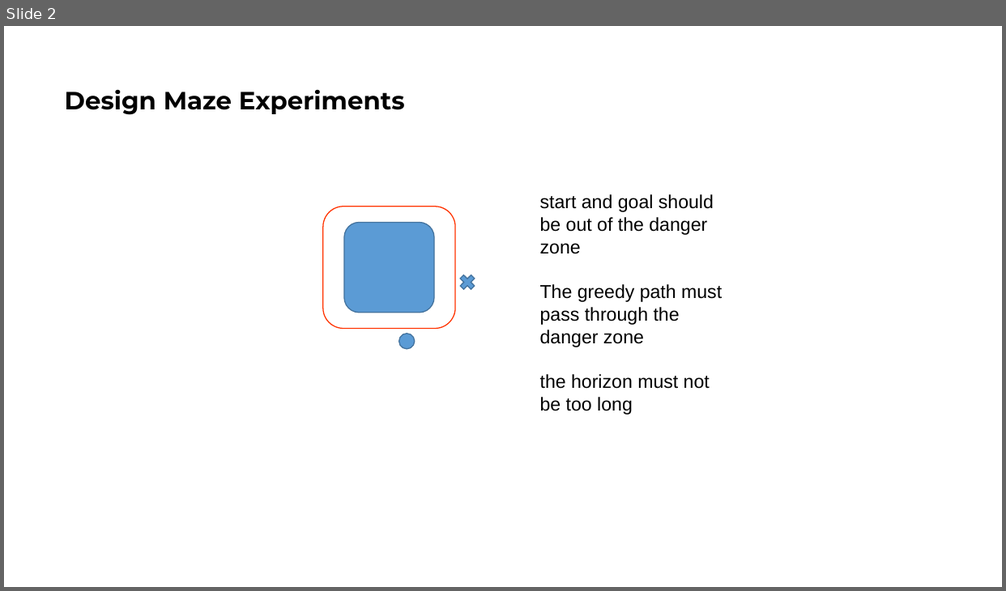
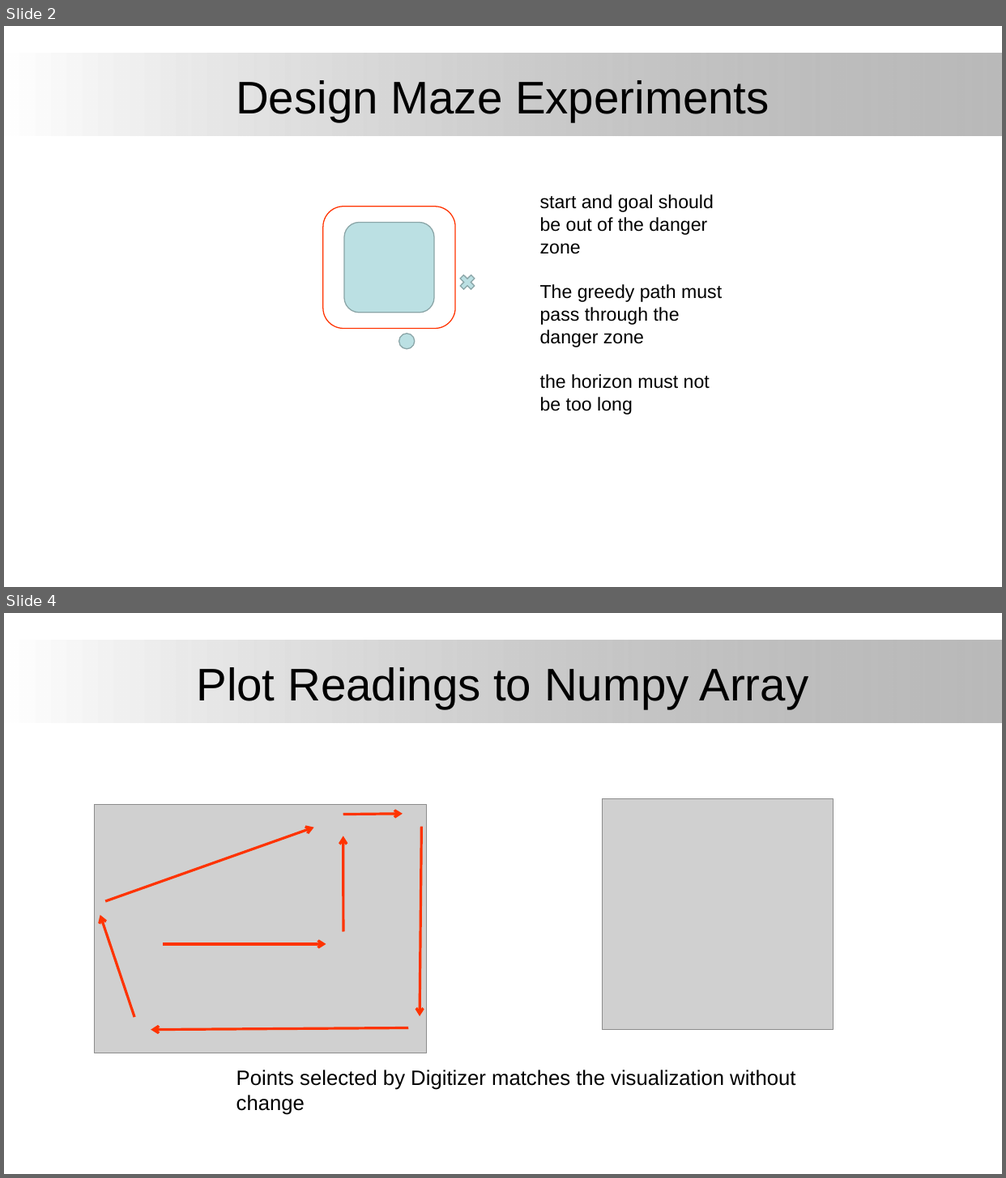
Before and after one commit to delay-planner/rb-visual-mapf, a slide deck: experiment_slides.pptx. Shown one above the other, each under a label of ours: slide 2 before the commit, slides 2 and 4 after it; the slides between them are not shown. The pictures are 1006x591 and 1006x1178 pixels, drawn with LibreOffice and Linux fonts; fonts in the diff are those of the drawing; grey boxes stand for pictures; background and template pictures are left out. Boxes give left, top, right and bottom in pixels: in the first picture for what was removed or moved away, otherwise in the second. Text is boxed around its words. In the diff, an @@ line names an element or a change of style, - is before the commit and + after.

```diff
--- a/experiment_slides.pptx
+++ b/experiment_slides.pptx
@@ slide 4 added at (4,613,1002,1174), background #FFFFFF; not listed: 1 template element that a slide beside it also shows @@
@@ title added at (196,667,808,709), 44 pt, text #000000 @@
+Plot Readings to Numpy Array
@@ picture added at (95,805,427,1053) @@
@@ picture added at (602,799,833,1030) @@
@@ arrow added from (105, 901) to (314, 828), #FF3300 2.5 pt @@
@@ arrow added from (343, 815) to (403, 814), #FF3300 2.5 pt @@
@@ arrow added from (422, 826) to (420, 1016), #FF3300 2.5 pt @@
@@ arrow added from (343, 932) to (343, 836), #FF3300 2.5 pt @@
@@ arrow added from (134, 1017) to (100, 915), #FF3300 2.5 pt @@
@@ arrow added from (163, 944) to (326, 944), #FF3300 2.5 pt @@
@@ arrow added from (408, 1029) to (151, 1030), #FF3300 2.5 pt @@
@@ text added at (236,1070,795,1115), 20 pt, text #000000 @@
+Points selected by Digitizer matches the visualization without change
@@ slide 2 changed as well @@
@@ title "Design Maze Experiments" at (236,80,769,122): size 24 to 44 pt, font Montserrat to Arial, bold off; alignment left to centre; line spacing 0.9 to 1 @@
@@ rectangle added at (4,53,1002,135), fill gradient #FFFFFF to #808080 @@
@@ fill #5B9BD5 to #BBE0E3; outline #43739E 1 pt to #8AA6A8 1 pt in 3 elements at (345,222,434,313), (399,334,415,349), (457,272,478,293) @@
```
Also in this commit, not shown: 3 other slides added, 1 slide removed.
